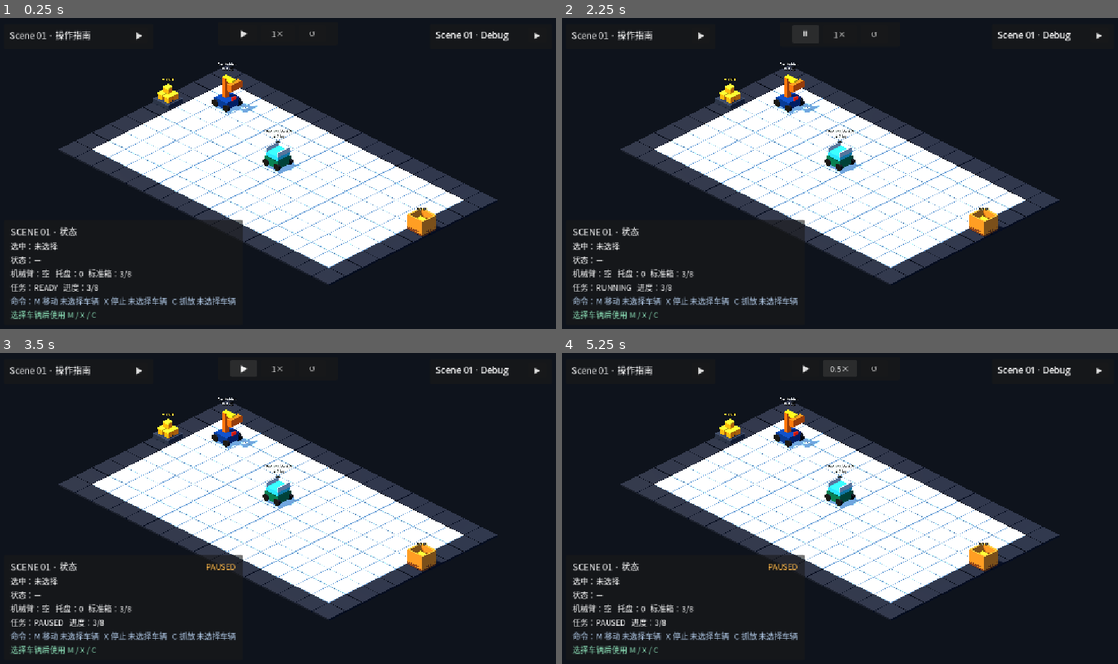
Above: before the commit, frames 1-4 (two rows, left to right).
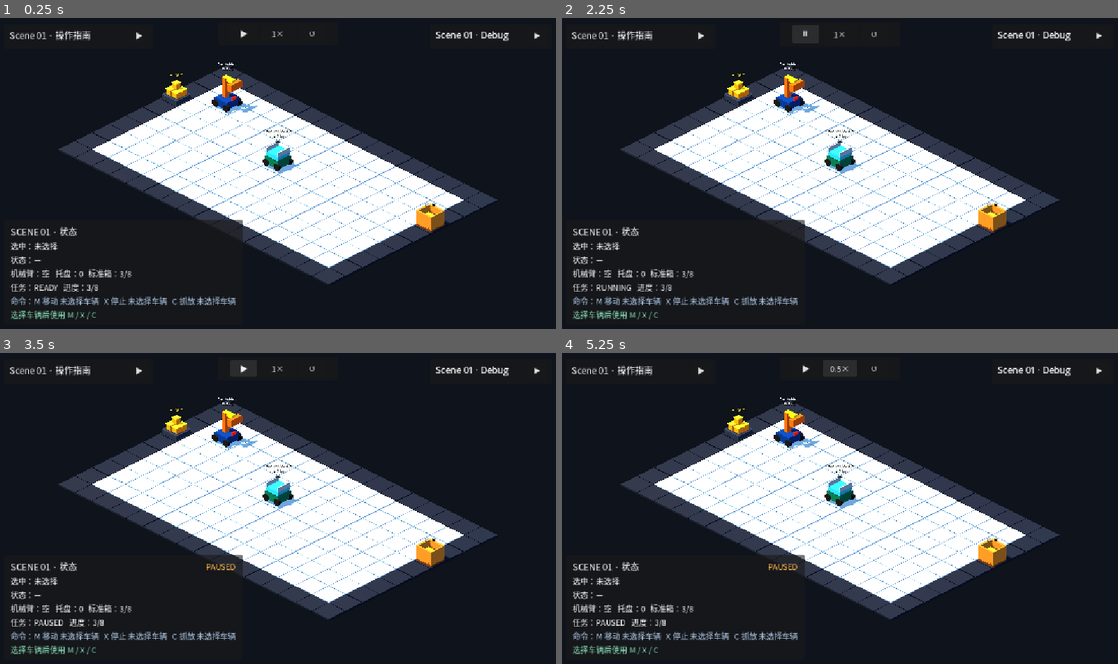
Above: after the commit, the same moments.

Repository: Ri0n72Y/automata
Game: Godot game, scene res://scenes/scene_01/scene_01_basic_packing.tscn
Same seed, same stepped clock (60 frames per second), same inputs: the game is played once before the commit and once after it.
Inputs:
- Up to frame 1 (0.25 s): no input
- Up to frame 2 (2.25 s): click "▶" at 0.5 s; click "▼" at 1.25 s; click "▶" at 2 s
- Up to frame 3 (3.5 s): click "⏸" at 2.75 s
- Up to frame 4 (5.25 s): click "1×" at 3.5 s; click "2×" at 4.25 s; click "4×" at 5 s

The runs differ from the first frame. In frame 1, 0.8% of the frame differs, in the area x 27-82%, y 17-71%; in frame 2, 0.8%; in frame 3, 0.8%; in frame 4, 0.8%.

Commit message:
[codex]refactor(scene-01): 对齐单格仓库中心

Diff:
--- a/scenes/scene_01/scene_01_basic_packing.tscn
+++ b/scenes/scene_01/scene_01_basic_packing.tscn
@@ -104,11 +104,11 @@
 
 [node name="InfiniteBlockPile" parent="SceneRoot/ObjectRoot/Scene01ObjectManager" instance=ExtResource("13_item_source")]
 unique_name_in_owner = true
-position = Vector3(0.5, 0, 4)
+position = Vector3(0.5, 0, 3.5)
 
 [node name="StandardBox" parent="SceneRoot/ObjectRoot/Scene01ObjectManager" instance=ExtResource("14_item_receiver")]
 unique_name_in_owner = true
-position = Vector3(15.5, 0, 4)
+position = Vector3(15.5, 0, 3.5)
 
 [node name="CameraRoot" type="Node3D" parent="SceneRoot"]
 unique_name_in_owner = true
